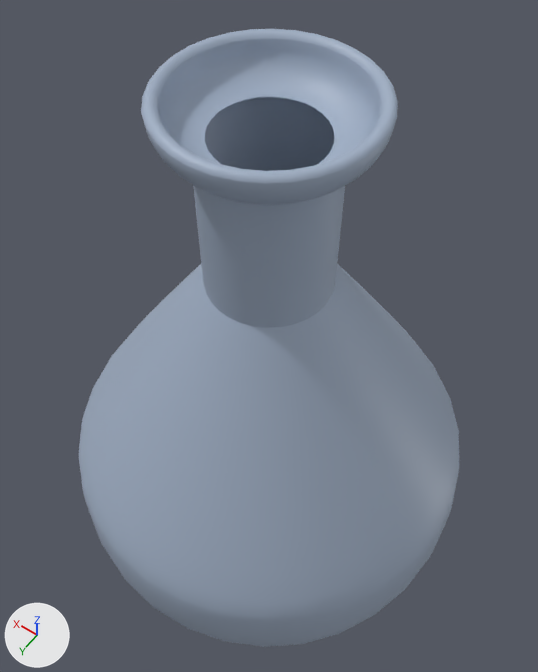
An edit to the COLLADA model SelectScienceAR/src/assets/flask/BOTTLE.dae, drawn before and after from the same camera.
Before and after are seen from a 50 mm lens placed at (-0.0558, 0.0782, 0.1866), pointed at (0.0009, -0.0011, 0.062). Arrows for +X, +Y and +Z are at lower left; the lights stay in place.

In view in the first picture: 'Bottle1'.
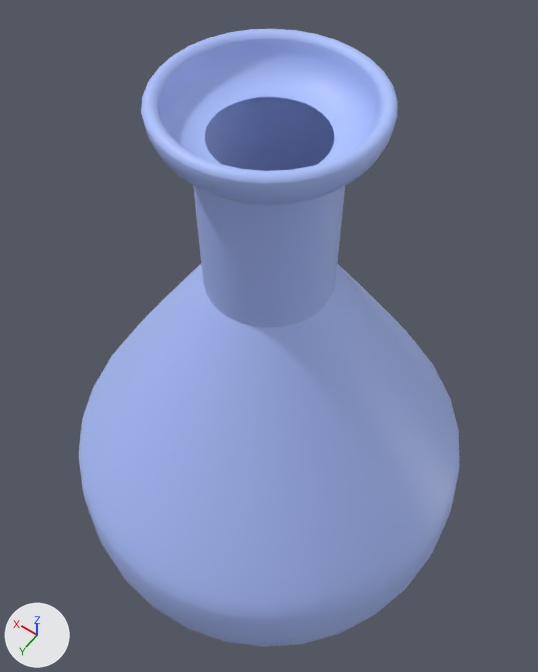
The newer file is also turned or shifted as a whole; pictures and numbers use the older file's frame.

Boxes (x1, y1, x2, y2) around the edits, measured in the pictures (538 x 672 px):
'Bottle1', surface changed
    both: (79, 29, 459, 647)

What the commit changed:
Picture 'SMOKE.png' (img_smoke_png) is new.
In material 'Bottle' (mat_bottle), base_color is no longer (0.354, 0.43, 0.555), blue #a1afc4.
In material 'Bottle' (mat_bottle), texture is now set to img_smoke_png.
